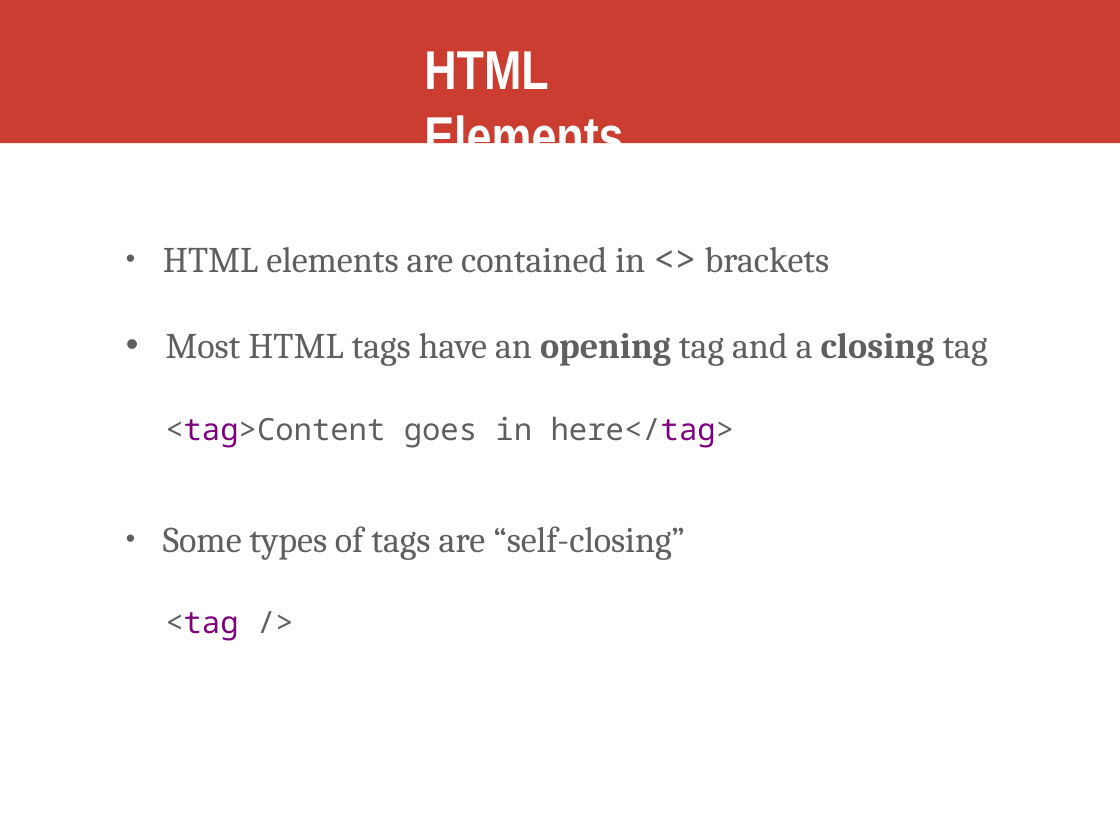
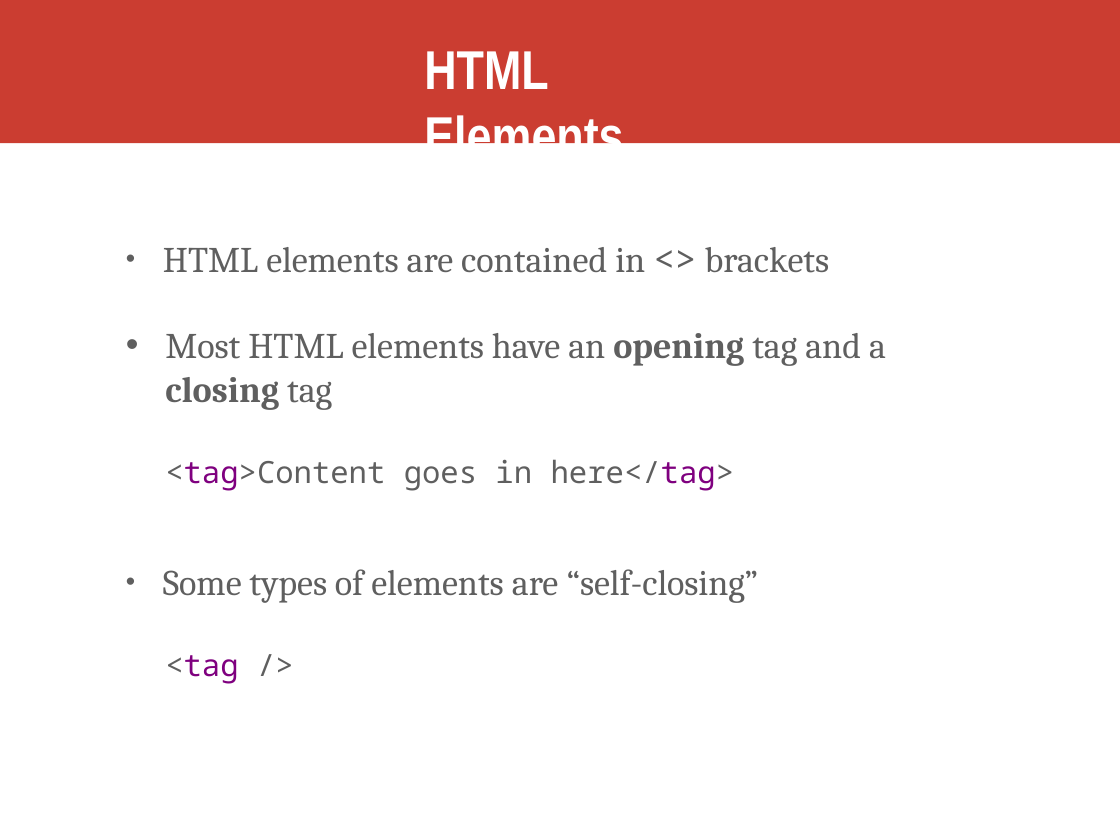
Before and after one commit to skornfeld/svc-class-jan-2018, a slide deck: slide 21 of slides/week-1.pptx. Drawn at 1120x840 pixels with LibreOffice and Linux fonts; fonts in the diff are those of the drawing. Boxes give left, top, right and bottom in pixels: in the first picture for what was removed or moved away, otherwise in the second. Text is boxed around its words. In the diff, an @@ line names an element or a change of style, - is before the commit and + after.

Commit message:
change tag to element in a couple places

```diff
--- a/slides/week-1.pptx
+++ b/slides/week-1.pptx
@@ text at (165,333,886,410): text changed @@
-• Most HTML tags have an opening tag and a closing tag
+• Most HTML elements have an opening tag and a closing tag
@@ text at (163,569,759,603): text changed @@
-• Some types of tags are “self-closing”
+• Some types of elements are “self-closing”
```
Also in this commit, not shown: 1 other slide changed, 1 other file.
